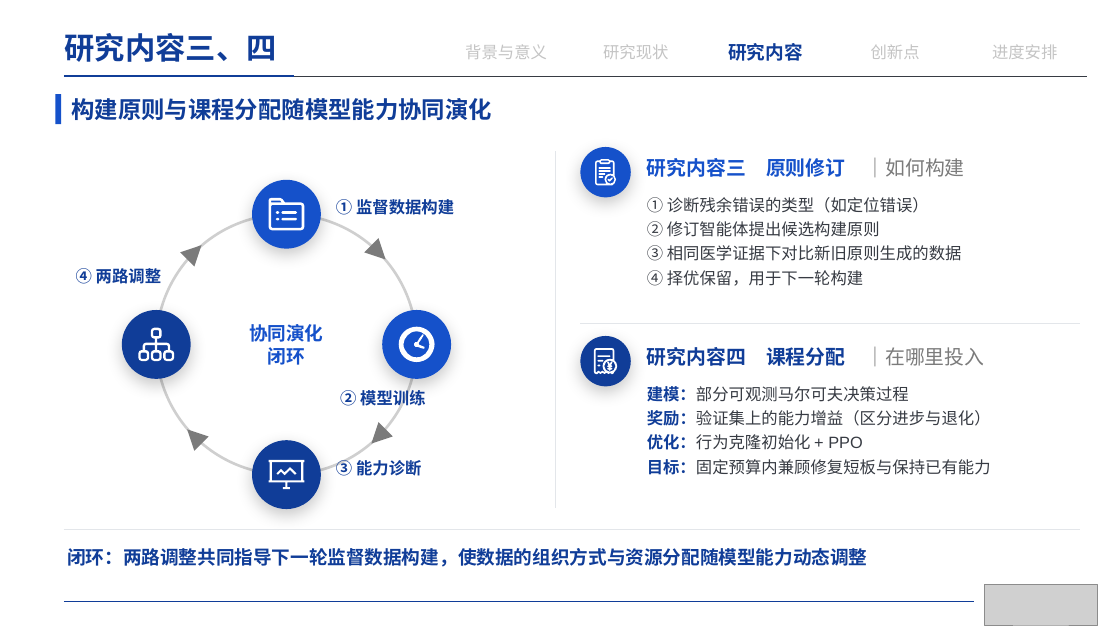
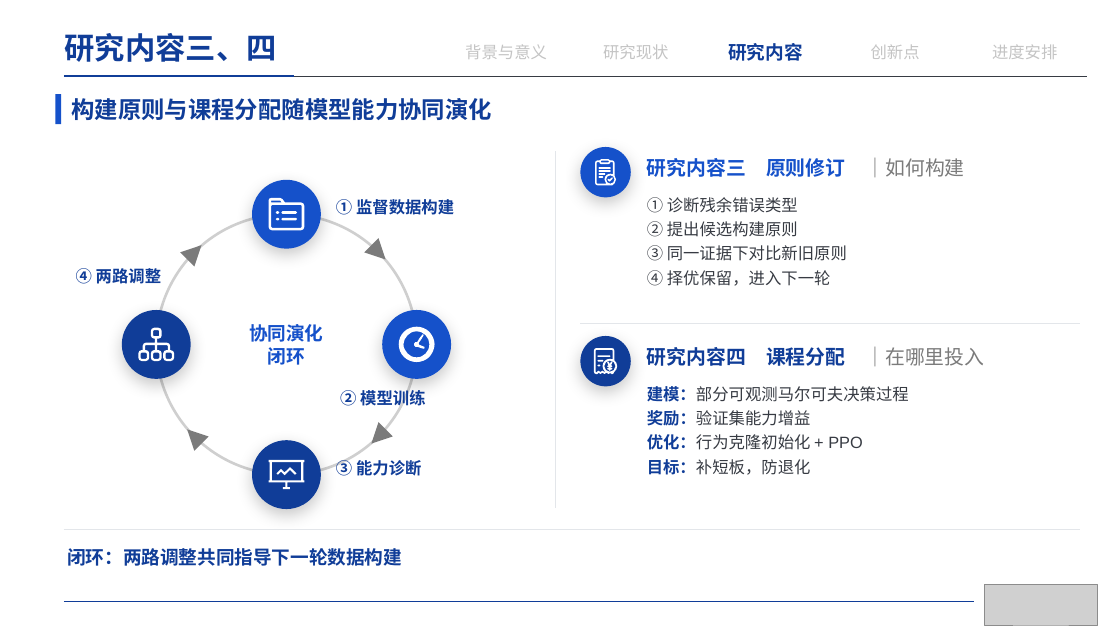
Before and after one commit to irving-2222/Graduation-Thesis, a slide deck: slide 16 of 开题答辩.pptx. Drawn at 1120x630 pixels with LibreOffice and Linux fonts; fonts in the diff are those of the drawing; grey boxes stand for pictures. Boxes give left, top, right and bottom in pixels: in the first picture for what was removed or moved away, otherwise in the second. Text is boxed around its words. In the diff, an @@ line names an element or a change of style, - is before the commit and + after.

```diff
--- a/开题答辩.pptx
+++ b/开题答辩.pptx
@@ text at box(647, 197, 847, 286): text changed @@
-① 诊断残余错误的类型（如定位错误）
-② 修订智能体提出候选构建原则
-③ 相同医学证据下对比新旧原则生成的数据
-④ 择优保留，用于下一轮构建
+① 诊断残余错误类型
+② 提出候选构建原则
+③ 同一证据下对比新旧原则
+④ 择优保留，进入下一轮
@@ text at box(647, 410, 811, 426): text changed @@
-奖励：验证集上的能力增益（区分进步与退化）
+奖励：验证集能力增益
@@ text at box(647, 459, 811, 475): text changed @@
-目标：固定预算内兼顾修复短板与保持已有能力
+目标：补短板，防退化
@@ text at box(67, 548, 402, 566): text changed @@
-闭环：两路调整共同指导下一轮监督数据构建，使数据的组织方式与资源分配随模型能力动态调整
+闭环：两路调整共同指导下一轮数据构建
```
Also in this commit, not shown: 12 other slides changed, 1 other file.
